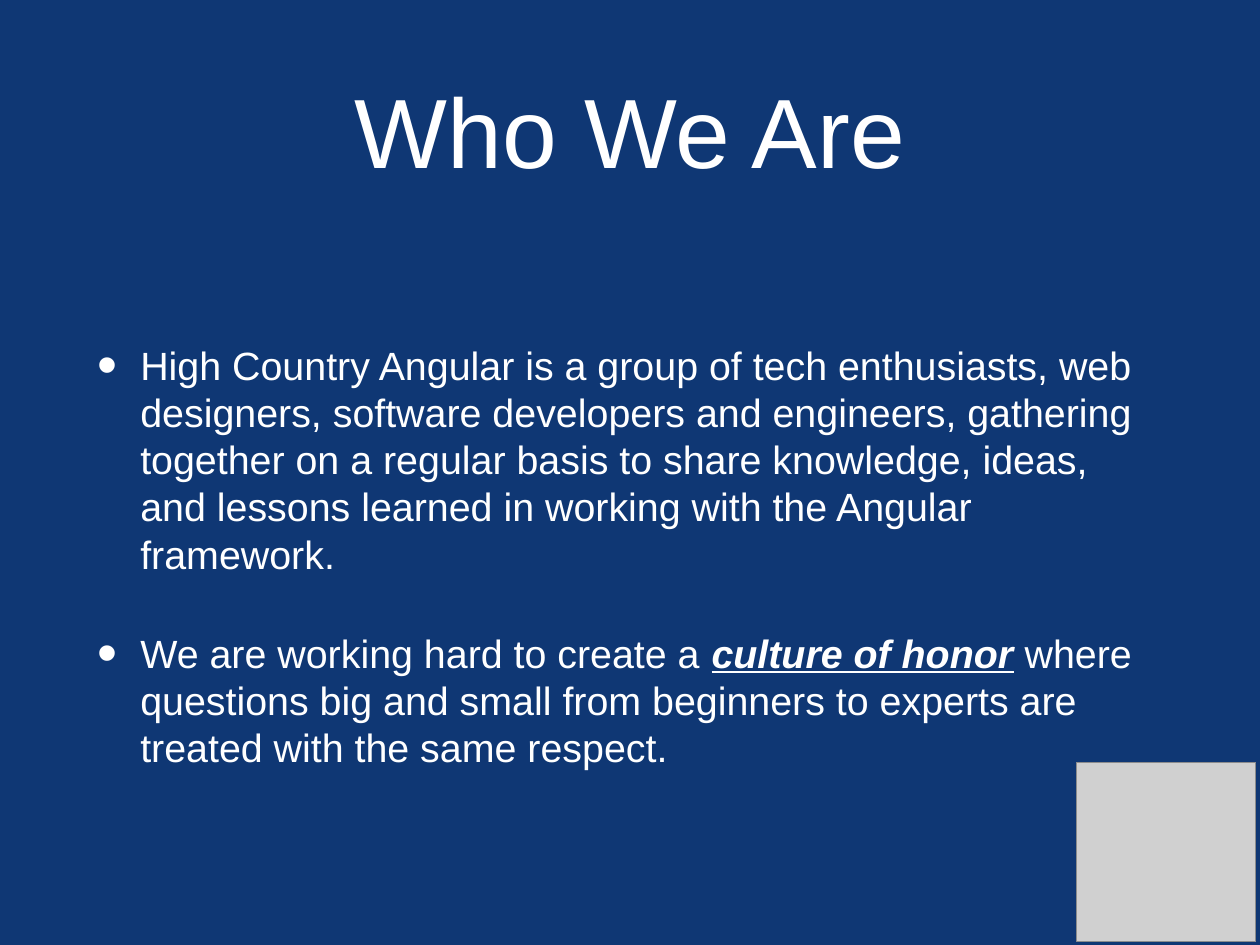
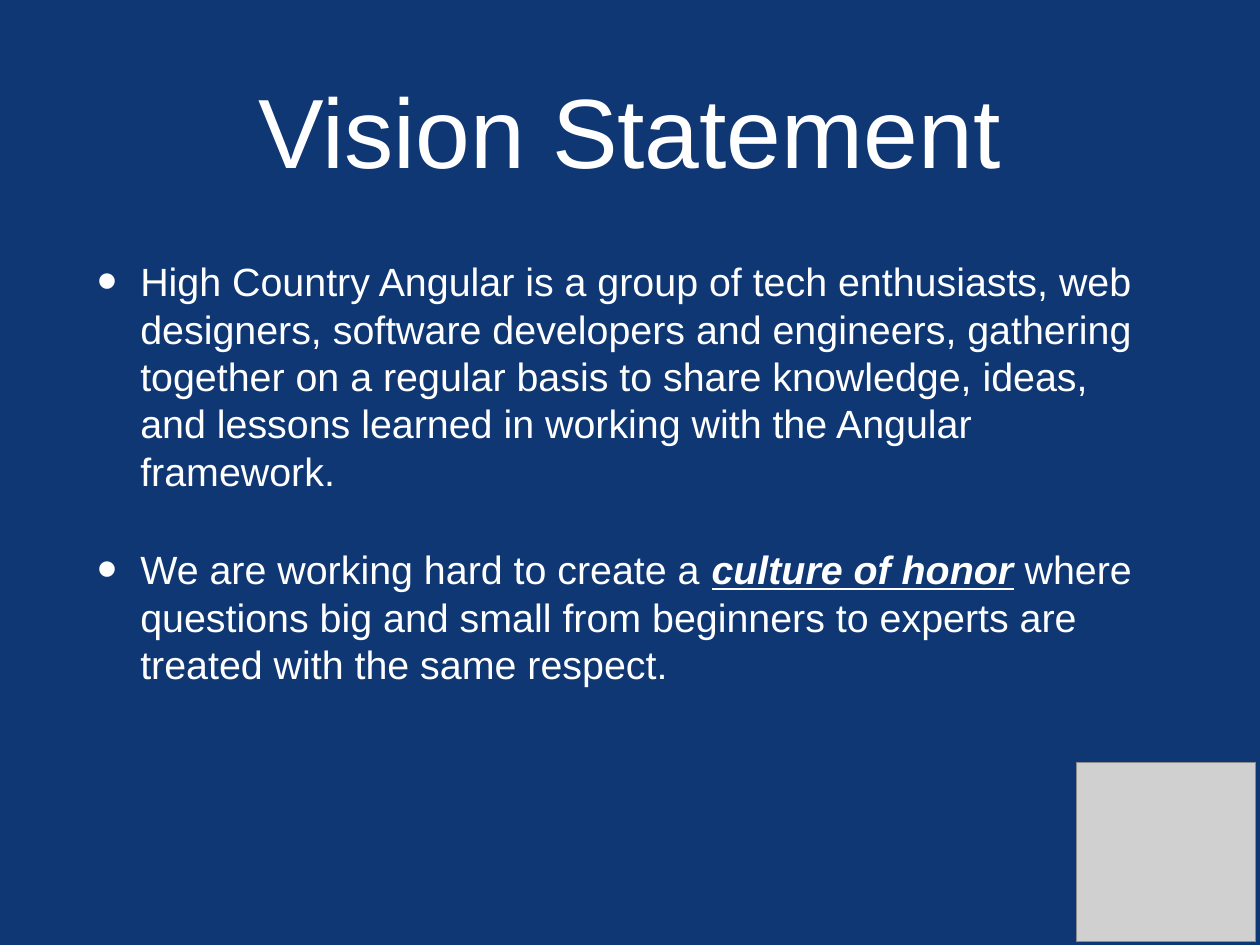
Before and after one commit to ngHighCountry/meetup, a slide deck: slide 3 of presentations/may-2018/may-2018.pptx. Drawn at 1260x945 pixels with LibreOffice and Linux fonts; fonts in the diff are those of the drawing; grey boxes stand for pictures. Boxes give left, top, right and bottom in pixels: in the first picture for what was removed or moved away, otherwise in the second. Text is boxed around its words. In the diff, an @@ line names an element or a change of style, - is before the commit and + after.

```diff
--- a/presentations/may-2018/may-2018.pptx
+++ b/presentations/may-2018/may-2018.pptx
@@ title at [259, 96, 1000, 169]: text changed @@
-Who We Are
+Vision Statement
@@ text "High Country Angular is a ...": place and size @@
-text "High Country Angular is a ..." at [140, 351, 1132, 770]
+text "High Country Angular is a ..." at [140, 267, 1132, 687]
```
Also in this commit, not shown: 2 slides added, 1 slide removed, 4 other files.
